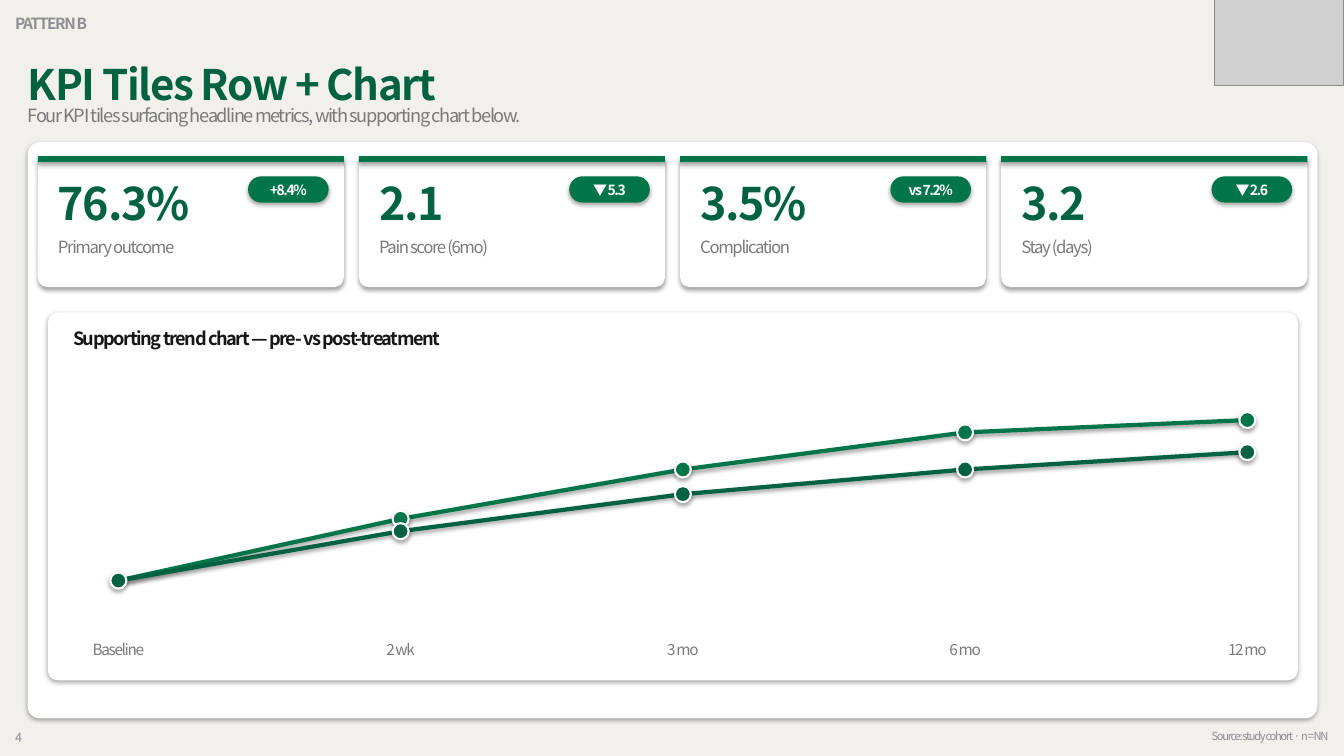
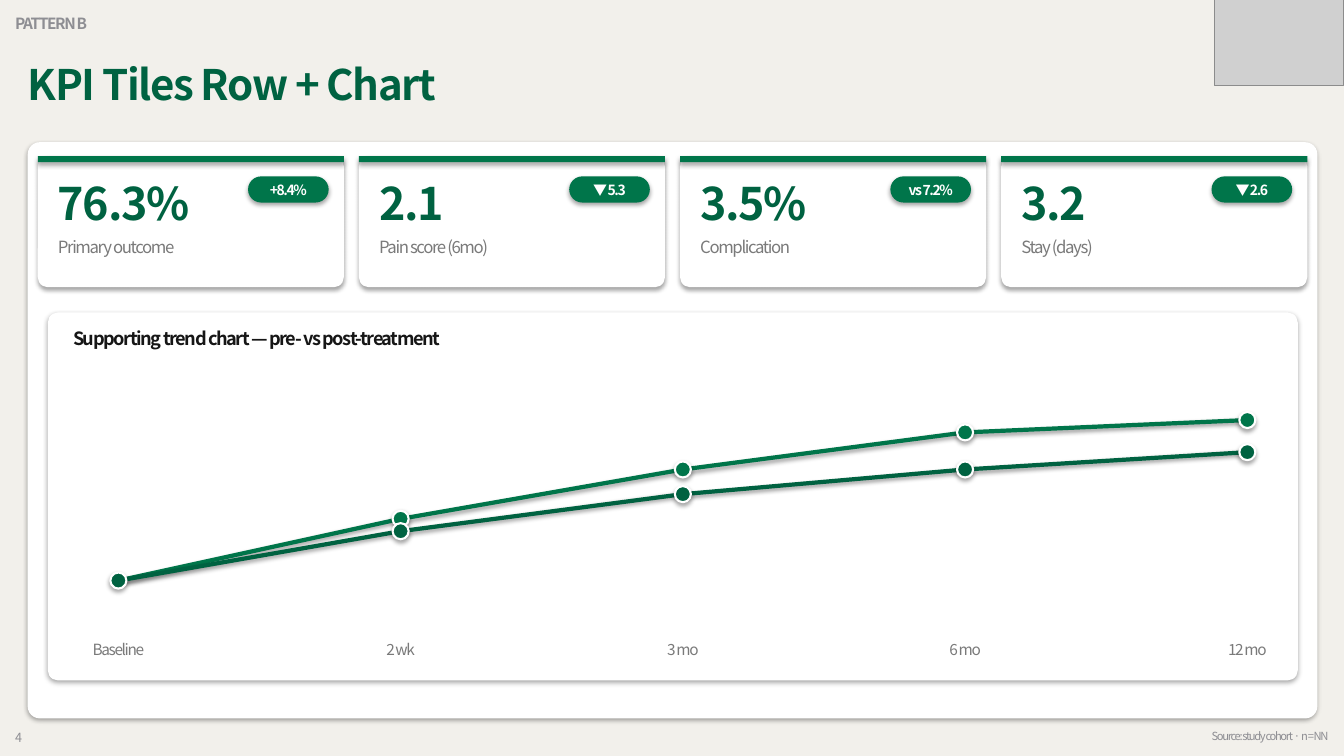
Before and after one commit to grotyx/medical-ppt-design, a slide deck: slide 4 of backbone_slides.pptx. Drawn at 1344x756 pixels with LibreOffice and Linux fonts; fonts in the diff are those of the drawing; grey boxes stand for pictures. Boxes give left, top, right and bottom in pixels: in the first picture for what was removed or moved away, otherwise in the second. Text is boxed around its words. In the diff, an @@ line names an element or a change of style, - is before the commit and + after.

```diff
--- a/backbone_slides.pptx
+++ b/backbone_slides.pptx
@@ text removed at box(28, 107, 521, 127) @@
-Four KPI tiles surfacing headline metrics, with supporting chart below.
```
Also in this commit, not shown: 8 other slides changed, 1 other file.
